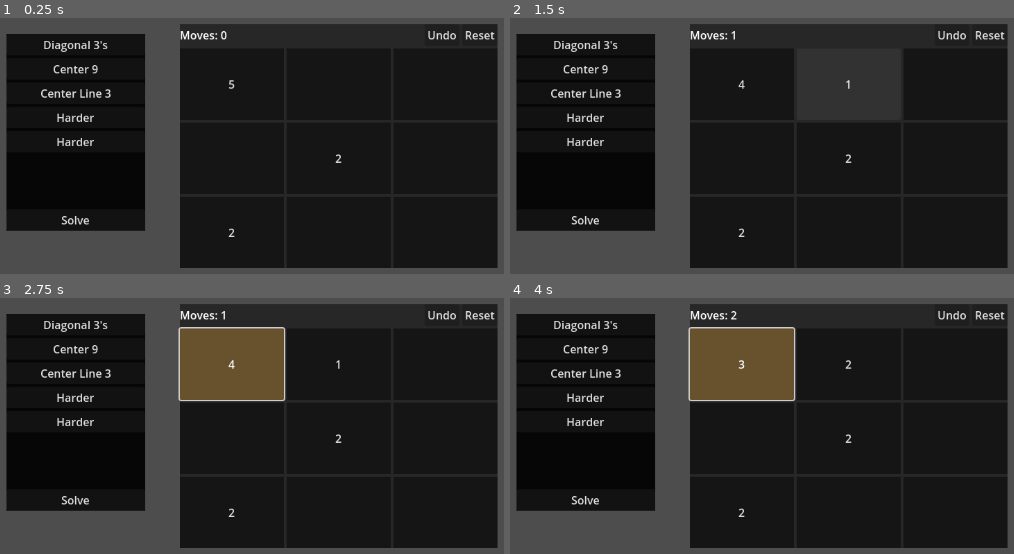
Above: before the commit, frames 1-4 (two rows, left to right).
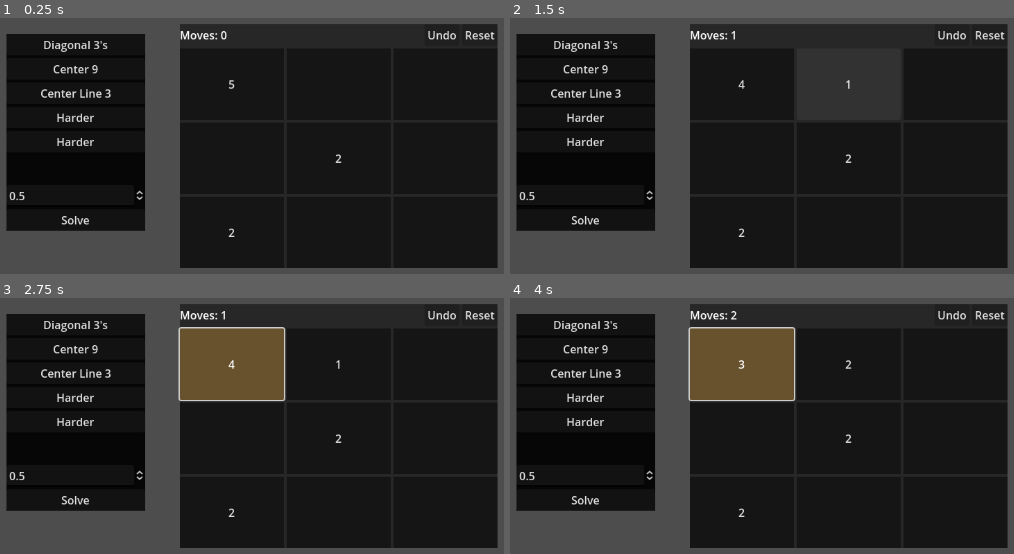
Above: after the commit, the same moments.

Repository: bitwes/StoneGridProblem
Game: Godot game, scene res://main.tscn
Two runs of this game, one before a commit and one after it. Both use one fixed random seed, a clock stepped at 60 frames per second and the inputs below.
Inputs (mouse positions are in pixels of both pictures, inside the frame that each line leads up to):
- Up to frame 1 (0.25 s): no input
- Up to frame 2 (1.5 s): click "5" at 0.5 s; click (847, 84) at 1.27 s
- Up to frame 3 (2.75 s): click "4" at 2 s
- Up to frame 4 (4 s): click "1" at 2.75 s; click "3" at 3.5 s

The runs differ from the first frame. In frame 1, 0.1% of the frame differs, in the area x 1-29%, y 67-72%; in frame 2, 0.1%; in frame 3, 0.1%; in frame 4, 0.1%.

Commit message:
better solving

Diff:
--- a/Main.gd
+++ b/Main.gd
@@ -47,8 +47,12 @@
 
 
 func solve():
+	$StoneGrid.wait_time = $Controls/Layout/Delay.value
+	$Controls.visible = false
 	var solver = Solvers.ThisOne.new()
-	solver.solve($StoneGrid)
+	await solver.solve($StoneGrid)
+	$Controls.visible = true
+	$StoneGrid.wait_time = 0
 
 
 func _on_solve_pressed():
--- a/main.tscn
+++ b/main.tscn
@@ -51,6 +51,13 @@
 layout_mode = 2
 size_flags_vertical = 3
 
+[node name="Delay" type="SpinBox" parent="Controls/Layout"]
+layout_mode = 2
+min_value = 0.1
+max_value = 5.0
+step = 0.1
+value = 0.5
+
 [node name="Solve" type="Button" parent="Controls/Layout"]
 layout_mode = 2
 text = "Solve"
--- a/solvers.gd
+++ b/solvers.gd
@@ -31,23 +31,13 @@
 		while(!_grid.is_solved() and count <= max_attempts):
 			print('===================================')
 			count += 1
-			attempt()
-			_grid.print_board()
+			await attempt()
+			#_grid.print_board()
 
-		print('Attempts  ', count)
+		print('Passes    ', count)
 		print('Moves     ', _grid.moves)
 		print('Solved    ', _grid.is_solved())
 
-
-	func push_to_least_first(pos : Vector2):
-		var around = get_surrounding_squares(pos)
-		around.sort_custom(func(a, b): return a.stones < b.stones)
-		var here = _grid.get_button_at(pos)
-
-		var i = 0
-		while(i < around.size() and here.stones > 1):
-			_grid.move_stone(pos, around[i].grid_pos)
-			i += 1
 
 	func get_all_zeros():
 		var to_return = []
@@ -58,6 +48,7 @@
 				if(btn.stones == 0):
 					to_return.append(btn)
 		return to_return
+
 
 	func get_closest_zero(pos):
 		var zeros = get_all_zeros()
@@ -73,16 +64,11 @@
 
 
 	func push_to_least_then_in_dir_of_zero(pos : Vector2):
-		var around = get_surrounding_squares(pos)
-		around.sort_custom(func(a, b): return a.stones < b.stones)
+		#var around = get_surrounding_squares(pos)
+		#around.sort_custom(func(a, b): return a.stones < b.stones)
 		var here = _grid.get_button_at(pos)
 
-		if(around.size() > 0 and around[0].stones == 0):
-			var i = 0
-			while(i < around.size() and here.stones > 1):
-				_grid.move_stone(pos, around[i].grid_pos)
-				i += 1
-		elif(here.stones > 1):
+		if(here.stones > 1):
 			var closest_zero = get_closest_zero(pos)
 			var to = null
 			if(closest_zero != null):
@@ -93,10 +79,11 @@
 					to = _grid.get_button_at(pos + Vector2(sign(xdiff), 0))
 				else:
 					to = _grid.get_button_at(pos + Vector2(0, sign(ydiff)))
-				_grid.move_stone(pos, to.grid_pos)
+				await _grid.move_stone(pos, to.grid_pos)
+
 
 	func attempt():
 		for i in range(_grid.size()):
 			for j in range(_grid.size()):
 				var pos = Vector2(i, j)
-				push_to_least_then_in_dir_of_zero(pos)
+				await push_to_least_then_in_dir_of_zero(pos)
--- a/stone_grid.gd
+++ b/stone_grid.gd
@@ -3,12 +3,13 @@
 
 
 var StoneButtonScene = load('res://stone_button.tscn')
-var _rows = []
 
 var _from : StoneButton = null
 var _stone_buttons = []
 var _undo = []
 var _last_layout = null
+
+var wait_time = 0
 
 var moves = 0 :
 	get: return moves
@@ -44,11 +45,19 @@
 
 	if(from_btn != to_btn and from.distance_to(to) == 1.0 and from_btn.stones > 0):
 		print(from_btn, ' -> ', to_btn)
+		if(wait_time > 0):
+			from_btn.modulate = Color(1, 0, 0)
+			to_btn.modulate = Color(0, 1, 0)
 		from_btn .stones -= 1
 		to_btn.stones += 1
 		moves += 1
 		_undo.append([from, to])
 		print_board()
+		if(wait_time > 0):
+			await get_tree().create_timer(wait_time).timeout
+			from_btn.modulate = Color(1, 1, 1)
+			to_btn.modulate = Color(1, 1, 1)
+
 		return true
 	else:
 		print('invalid move ', from_btn, ' -> ', to_btn)
